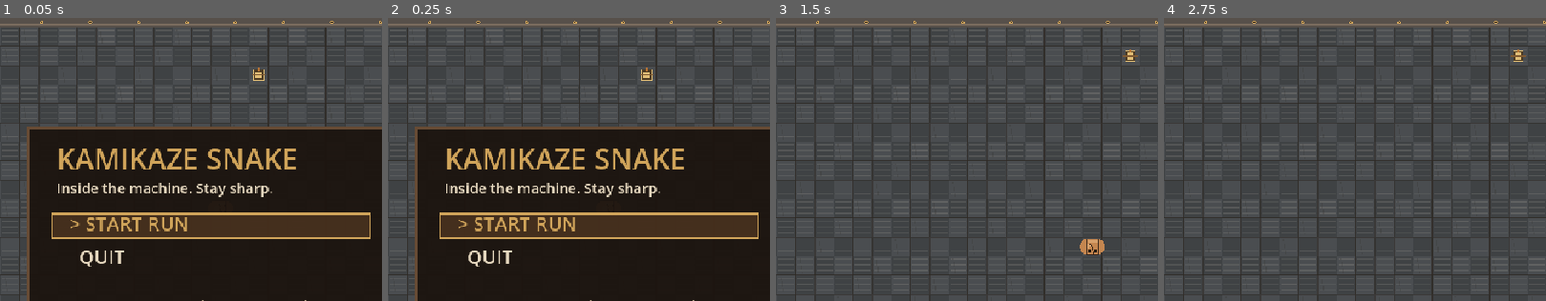
Above: before the commit, frames 1-4 (left to right).
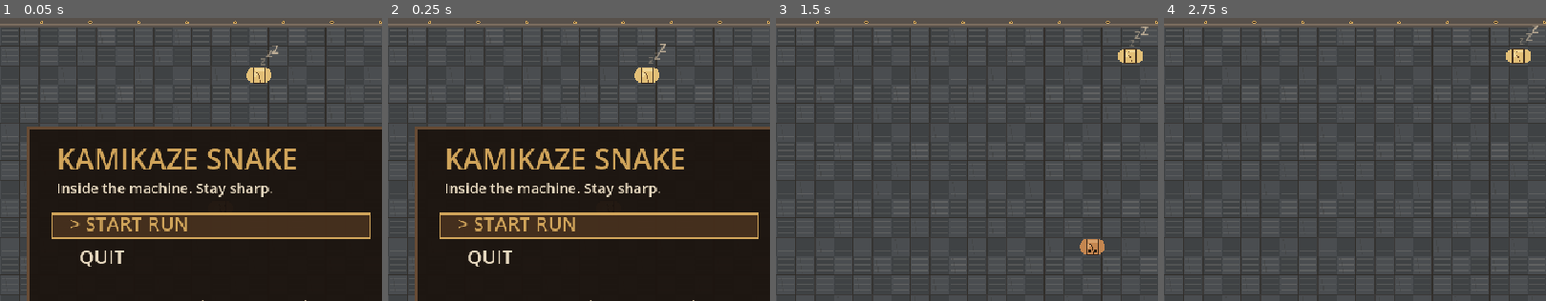
Above: after the commit, the same moments.

Repository: weitero/deja-brew
Game: Godot game, scene res://scenes/levels/snake_game.tscn
Same seed, same stepped clock (60 frames per second), same inputs: the game is played once before the commit and once after it.
Inputs:
- Up to frame 1 (0.05 s): no input
- Up to frame 2 (0.25 s): no input
- Up to frame 3 (1.5 s): tap Enter at 0.5, 0.6 s; hold Right (ui_right) 0.53-1.28 s; tap Space at 0.77 s; tap Keypad Enter at 0.8, 1.35 s; hold Down (ui_down) from 1.28 s (still down)
- Up to frame 4 (2.75 s): tap Space at 1.52 s; tap Enter at 1.55, 2.1 s; release Down (ui_down) at 2.03 s; hold Right (ui_right) from 2.03 s (still down); tap Keypad Enter at 2.3 s
The pictures show only the part of the screen within x 22-72%, y 13-63%; the shares and areas given below are measured in that part.

The runs differ from the first frame. In frame 1, 0.4% of the frame differs, in the area x 64-73%, y 9-24%; in frame 2, 0.4%; in frame 3, 0.3%; in frame 4, 0.3%.

Commit message:
feat: implement wake pulse mechanics and enhance food drawing visuals

Diff:
--- a/scripts/systems/snake_game.gd
+++ b/scripts/systems/snake_game.gd
@@ -56,6 +56,7 @@
 var pause_menu_index := 0
 var start_menu_options := ["START RUN", "QUIT"]
 var pause_menu_options := ["RESUME", "RESTART", "QUIT"]
+var wake_pulses: Array[Dictionary] = []
 
 func _ready() -> void:
 	rng.randomize()
@@ -87,7 +88,12 @@
 	direction = Vector2i.RIGHT
 	next_direction = Vector2i.RIGHT
 	spawn_food()
+	wake_pulses.clear()
 	queue_redraw()
+
+func spawn_wake_pulse(cell: Vector2i) -> void:
+	var center := grid_to_pixel(cell) + Vector2(CELL_SIZE * 0.5, CELL_SIZE * 0.5)
+	wake_pulses.append({"position": center, "ttl": 0.42, "life": 0.42})
 
 func set_pause_state(paused: bool) -> void:
 	is_paused = paused
@@ -302,6 +308,7 @@
 		score += 10
 		best_score = max(best_score, score)
 		move_interval = max(0.07, move_interval - 0.0025)
+		spawn_wake_pulse(new_head)
 		spawn_food()
 	else:
 		snake.pop_back()
@@ -314,7 +321,12 @@
 	best_score = max(best_score, score)
 	queue_redraw()
 
-func _process(_delta: float) -> void:
+func _process(delta: float) -> void:
+	for i: int in range(wake_pulses.size() - 1, -1, -1):
+		wake_pulses[i]["ttl"] = float(wake_pulses[i]["ttl"]) - delta
+		if float(wake_pulses[i]["ttl"]) <= 0.0:
+			wake_pulses.remove_at(i)
+
 	queue_redraw()
 
 func _draw() -> void:
@@ -323,6 +335,7 @@
 	draw_grid()
 	draw_food()
 	draw_snake()
+	draw_wake_pulses()
 	draw_hud()
 
 func draw_background() -> void:
@@ -420,11 +433,39 @@
 			draw_rect(Rect2(cell_pos, Vector2(CELL_SIZE, CELL_SIZE)), COLOR_GRID_LINE, false, 1.0)
 
 func draw_food() -> void:
-	var center := grid_to_pixel(food) + Vector2(CELL_SIZE * 0.5, CELL_SIZE * 0.5)
-	draw_rect(Rect2(center - Vector2(7, 7), Vector2(14, 14)), COLOR_FOOD, true)
-	draw_rect(Rect2(center - Vector2(5, 5), Vector2(10, 10)), Color(0.20, 0.14, 0.08, 0.85), false, 2.0)
-	draw_rect(Rect2(center - Vector2(1, 9), Vector2(2, 4)), COLOR_COPPER, true)
-	draw_rect(Rect2(center - Vector2(9, 1), Vector2(18, 2)), Color("7f5a33"), true)
+	var top_left := grid_to_pixel(food)
+	draw_coffee_bean(
+		top_left,
+		COLOR_FOOD,
+		Color("f1d798"),
+		Color("6a4a2d")
+	)
+
+	# Idle bean marker: drifting zzz glyphs.
+	var ticks := float(Time.get_ticks_msec()) * 0.001
+	var center := top_left + Vector2(CELL_SIZE * 0.5, CELL_SIZE * 0.5)
+	for i: int in range(3):
+		var t := ticks + float(i) * 0.37
+		var drift := Vector2(float(i) * 7.0 + sin(t * 2.2) * 2.0, -12.0 - float(i) * 6.0 - fmod(t * 10.0, 5.0))
+		var alpha := 0.35 + float(i) * 0.22
+		var z_col := Color(COLOR_STEAM.r, COLOR_STEAM.g, COLOR_STEAM.b, alpha)
+		draw_string(hud_font, center + drift, "z", HORIZONTAL_ALIGNMENT_LEFT, -1, 14 + i * 3, z_col)
+
+func draw_wake_pulses() -> void:
+	for pulse in wake_pulses:
+		var ttl := float(pulse["ttl"])
+		var life := float(pulse["life"])
+		var t := 1.0 - clampf(ttl / life, 0.0, 1.0)
+		var center: Vector2 = pulse["position"]
+		var radius := lerpf(4.0, 18.0, t)
+		var ring_col := Color(COLOR_BRASS.r, COLOR_BRASS.g, COLOR_BRASS.b, 0.7 * (1.0 - t))
+		draw_arc(center, radius, 0.0, TAU, 24, ring_col, 2.0)
+
+		for i: int in range(6):
+			var ang := float(i) * TAU / 6.0 + t * 1.1
+			var p0 := center + Vector2(cos(ang), sin(ang)) * (radius - 2.0)
+			var p1 := center + Vector2(cos(ang), sin(ang)) * (radius + 5.0)
+			draw_line(p0, p1, Color(COLOR_COPPER.r, COLOR_COPPER.g, COLOR_COPPER.b, 0.6 * (1.0 - t)), 1.0)
 
 func draw_snake() -> void:
 	for i in snake.size():
